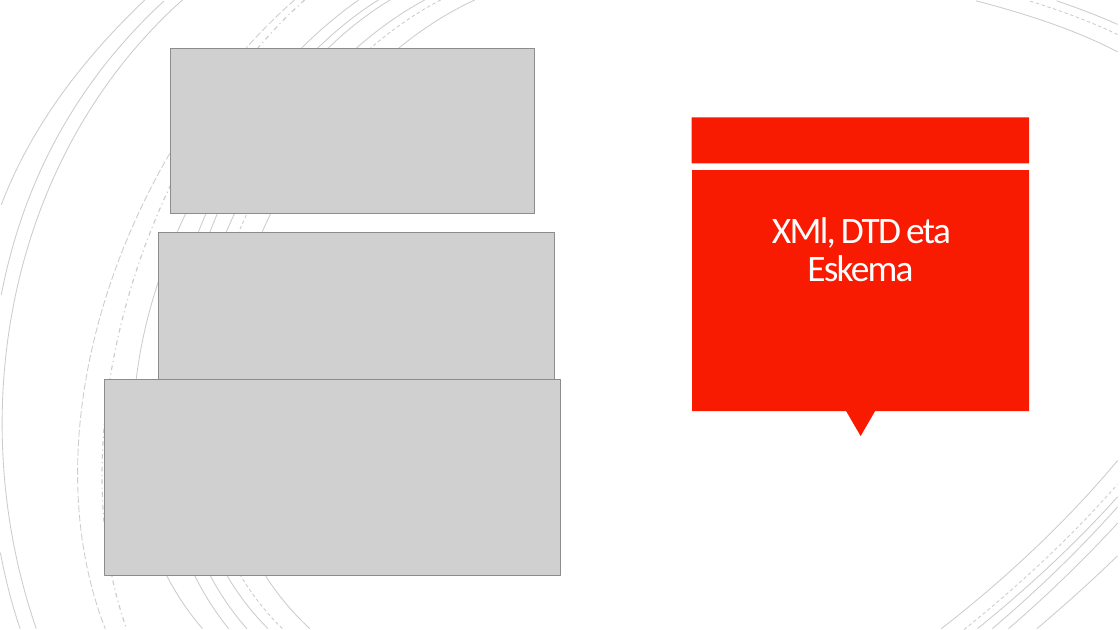
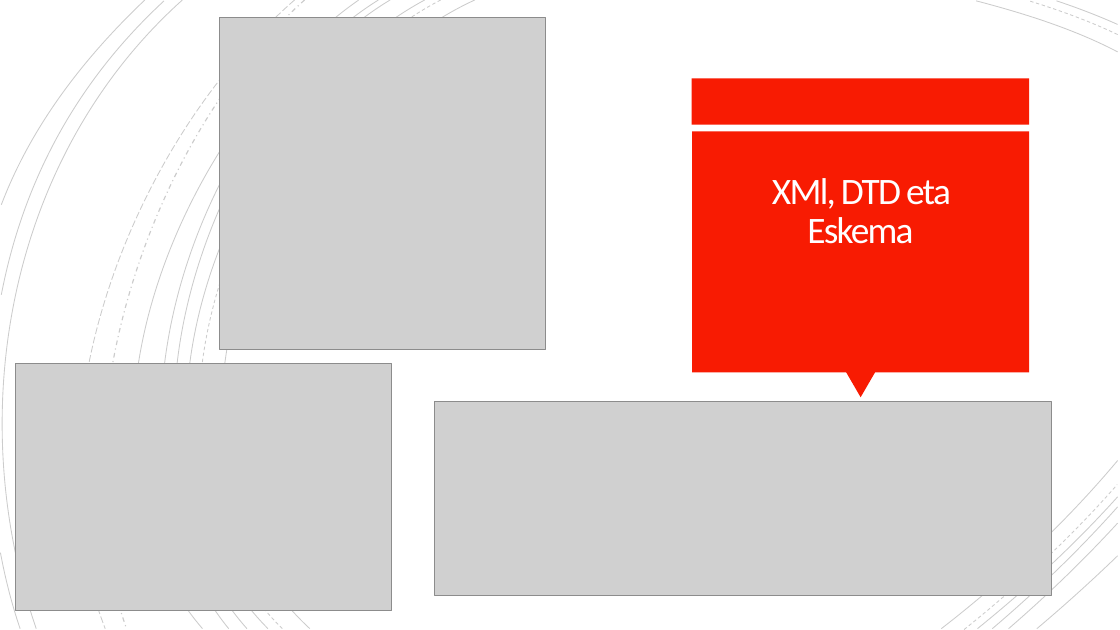
Before and after one commit to OceansForce/Erronka_5_Taldea, a slide deck: slide 16 of Aurkezpena/AurkezpenaTaldea5.pptx. Drawn at 1120x630 pixels with LibreOffice and Linux fonts; fonts in the diff are those of the drawing; grey boxes stand for pictures; background and template pictures are left out. Boxes give left, top, right and bottom in pixels: in the first picture for what was removed or moved away, otherwise in the second. Text is boxed around its words. In the diff, an @@ line names an element or a change of style, - is before the commit and + after.

```diff
--- a/Aurkezpena/AurkezpenaTaldea5.pptx
+++ b/Aurkezpena/AurkezpenaTaldea5.pptx
@@ picture added at (x1=220, y1=18, x2=546, y2=350) @@
@@ picture removed at (x1=171, y1=48, x2=535, y2=213) @@
@@ 2 rectangles, 1 title, 1 triangle moved together from (x1=691, y1=118, x2=1029, y2=436) to (x1=691, y1=78, x2=1029, y2=397) @@
@@ picture removed at (x1=158, y1=233, x2=555, y2=394) @@
@@ picture added at (x1=15, y1=363, x2=392, y2=611) @@
@@ picture removed at (x1=104, y1=380, x2=560, y2=576) @@
@@ picture added at (x1=434, y1=402, x2=1051, y2=595) @@
```
Also in this commit, not shown: 4 other slides changed, 2 slides added, 1 slide removed, 4 other files.
